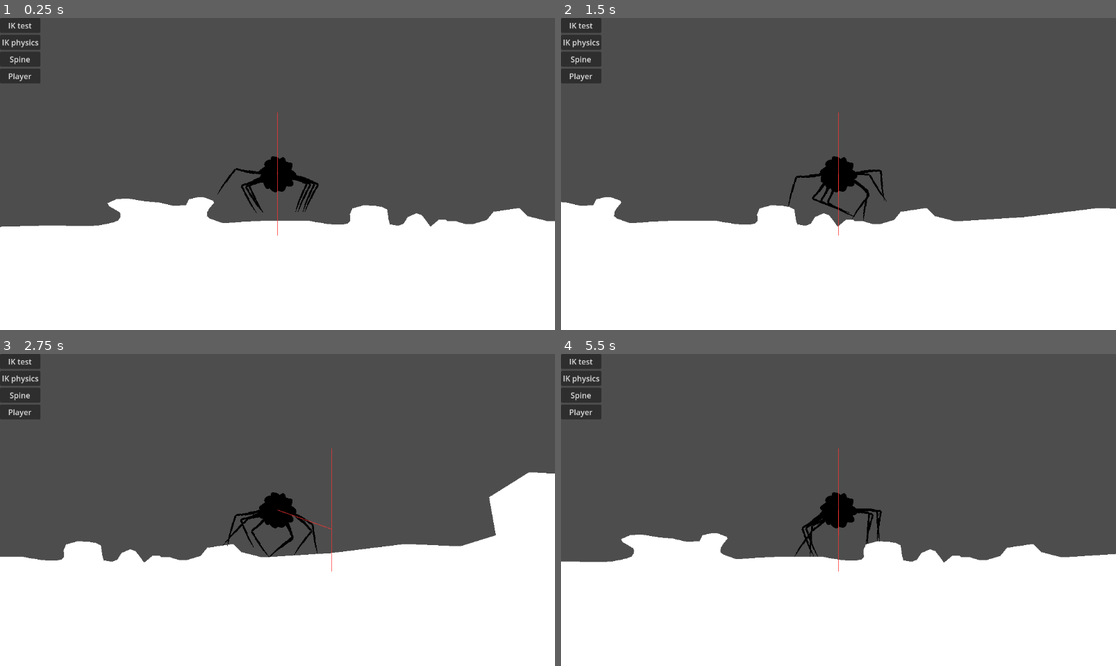
Above: before the commit, frames 1-4 (two rows, left to right).
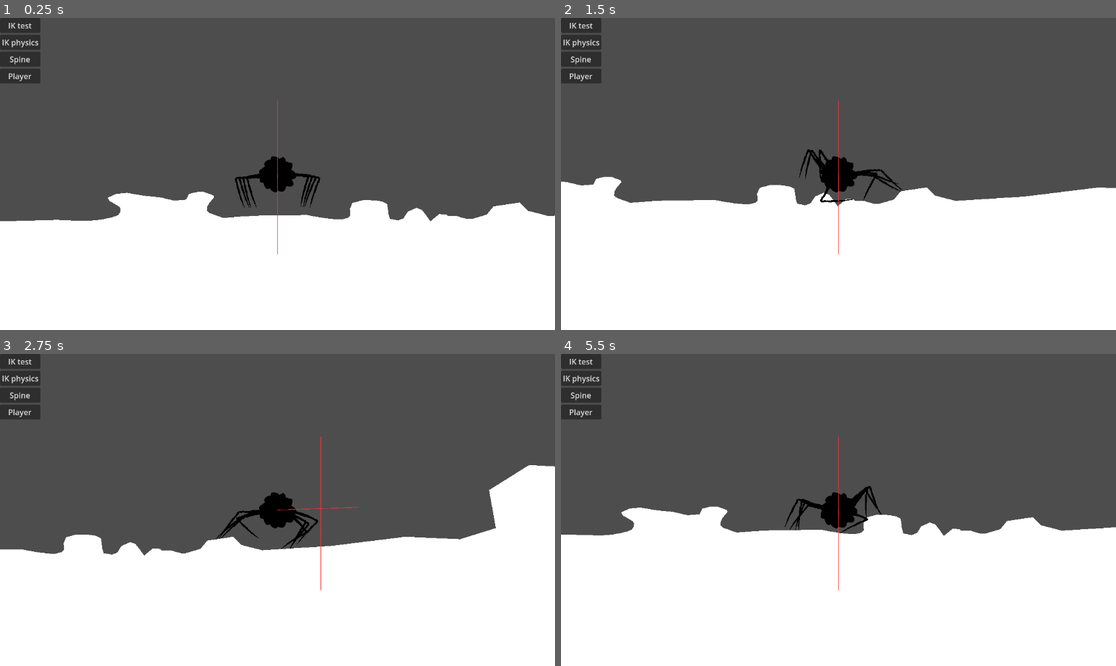
Above: after the commit, the same moments.

Repository: p4triko/CG-2025-Project-Procedural-Animation
Game: Godot game, scene res://scenes/player_testing.tscn
Two runs of this game, one before a commit and one after it. Both use one fixed random seed, a clock stepped at 60 frames per second and the inputs below.
Inputs (mouse positions are in pixels of both pictures, inside the frame that each line leads up to):
- Up to frame 1 (0.25 s): no input
- Up to frame 2 (1.5 s): move the mouse to (960, 158) at 0.52 s; hold D (game_right) 0.53-1.28 s; hold Shift (game_sprint) 0.53-1.28 s; move the mouse to (727, 189) at 1.27 s; hold S (game_down) from 1.28 s (still down); tap Shift (game_sprint) at 1.35 s
- Up to frame 3 (2.75 s): move the mouse to (333, 441) at 2.02 s; release S (game_down) at 2.03 s; hold D (game_right) from 2.03 s (still down); hold Shift (game_sprint) from 2.03 s (still down)
- Up to frame 4 (5.5 s): move the mouse to (810, 572) at 2.77 s; release D (game_right) at 2.78 s; release Shift (game_sprint) at 2.78 s; hold W (game_up) 2.78-3.53 s; tap Shift (game_sprint) at 2.85, 4.35 s; move the mouse to (1005, 556) at 3.52 s; hold Shift (game_sprint) 3.53-4.28 s; hold A (game_left) 3.53-5.03 s; move the mouse to (672, 463) at 4.27 s; move the mouse to (866, 510) at 5.02 s; hold S (game_down) from 5.03 s (still down); hold Shift (game_sprint) from 5.03 s (still down)

The runs differ from the first frame. In frame 1, 2.5% of the frame differs, in the area x 0-100%, y 26-76%; in frame 2, 7.2%; in frame 3, 3.3%; in frame 4, 9.2%.

Commit message:
Janky up-down movement

Diff:
--- a/objects/Player/player.gd
+++ b/objects/Player/player.gd
@@ -4,7 +4,7 @@
 
 @export_group("Vertical")
 @export var gravity: float = 1.0
-@export var v_accel: float = 200.0
+@export var v_accel: float = 100.0
 
 @export_group("Horisontal")
 @export var h_accel: float = 2000.0
@@ -12,10 +12,12 @@
 @export var h_target_velocity: float = 300
 @export var sprint_multiplier: float = 1.5
 
-var wanted_floor_distance = 100;
+var default_floor_distance: float = 80
+var wanted_floor_distance: float
 var wanted_velocity: Vector2
 var is_grounded: bool = false
 var is_touching_wall: bool = false
+var velocity_offset: Vector2
 
 var left_legs: Array
 var right_legs: Array
@@ -45,74 +47,86 @@
 	for i: SpiderLeg in left_legs:
 		left_legs_grounded += 1 if i.state == i.states.GROUNDED else 0
 
+	wanted_floor_distance = default_floor_distance + input_axis.y * 40.0
+
 	# Find floor, where spider will be
 	var prediction_time = 0.25
-	var spider_predicted_positon = velocity * prediction_time
+	#var spider_predicted_positon = velocity * prediction_time
+	var spider_predicted_positon = input_axis * 90.0
 	floor_raycast.position.x = spider_predicted_positon.x
 	floor_raycast.exclude = [self]
 	var floor_points = floor_raycast.get_collisions()
-	var new_floor: Vector2 = null if floor_points.is_empty() else floor_points[0][0]
 	var current_floor = Vector2(0, wanted_floor_distance)
+	var new_floor = current_floor if floor_points.is_empty() else floor_points[0][0]
 	for floor_point in floor_points:
 		body_raycast.target_positon = floor_point[0] - body_raycast.global_position + floor_point[1]
 		if body_raycast.get_collisions().is_empty():
 			if new_floor.distance_to(current_floor) > floor_point[0].distance_to(current_floor) :
 				new_floor = floor_point[0]
-	body_raycast.target_positon = new_floor - body_raycast.global_position - Vector2(0, wanted_floor_distance) #Just for visualization
 
 	# Wanted velocity is the ideal direction/speed player wants to be moving at,
 	# but it has to be interpolated for smoother movement
-	if abs(input_axis.y) > 0.5:
-		wanted_floor_distance += input_axis.y * v_accel * delta
-		wanted_floor_distance = clamp(wanted_floor_distance, 50, 128)
-	#print(wanted_floor_distance)
-	wanted_velocity.y = 0
 
-	velocity.y = wanted_velocity.y
+	wanted_velocity.y = (new_floor.y - wanted_floor_distance - global_position.y) / 0.25
+	print(wanted_floor_distance)
+
+	var velocity_diff_y: float = -(wanted_velocity.y - velocity.y)
+	velocity.y += sign(velocity_diff_y) * delta * min(h_accel, 1000)
+	if -sign(velocity_diff_y) == sign(wanted_velocity.y - velocity.y):
+		velocity.y = wanted_velocity.y
+
 
 	## Horizontal velocity
 	wanted_velocity.x = input_axis.x * h_target_velocity * (sprint_multiplier if input_sprint else 1.0)
-	var velocity_diff: float = wanted_velocity.x - velocity.x
-	var is_speeding_up: bool = sign(velocity.x) * wanted_velocity.x > sign(velocity.x) * velocity.x
-	velocity.x += sign(velocity_diff) * delta * (h_accel if is_speeding_up else h_deaccel)
-	if -sign(velocity_diff) == sign(wanted_velocity.x - velocity.x):
+	var velocity_diff_h: float = wanted_velocity.x - velocity.x
+	var is_speeding_up_h: bool = sign(velocity.x) * wanted_velocity.x > sign(velocity.x) * velocity.x
+	velocity.x += sign(velocity_diff_h) * delta * (h_accel if is_speeding_up_h else h_deaccel)
+	if -sign(velocity_diff_h) == sign(wanted_velocity.x - velocity.x):
 		velocity.x = wanted_velocity.x
 	move_and_slide()
 
+	# Raycast where the spider is going to be
+	# Where player will be in 0.25 seconds (time it takes for leg to move)
+	velocity_offset = velocity * 0.25
+	body_raycast.target_positon = velocity_offset * 1.5
+	var collision_prediction = body_raycast.get_collisions()
+	if !collision_prediction.is_empty():
+		var wall: Vector2 = ((collision_prediction[0][0] - global_position).length() - 15.0) * (collision_prediction[0][0] - global_position)
+		if wall.length() < velocity_offset.length():
+			velocity_offset = wall
+
 	## Leg movement
-	var leg_scores = []
-	for leg_i in legs.size():
-		var leg: SpiderLeg = legs[leg_i]
-		# Where player will be in 0.25 seconds (time it takes for leg to move)
-		var velocity_offset = velocity * 0.25 * 1.2  # Second number resembles anticipation
+	if !surfaces.is_empty(): # If no surfaces to step onto
+		var leg_scores = []
+		for leg_i in legs.size():
+			var leg: SpiderLeg = legs[leg_i]
+			# Pick best surface
+			var best_surface = surfaces[0]
+			var best_surface_score: float = 0
+			for surface in surfaces:
+				var score = calculate_score(surface[0] - leg.global_position - velocity_offset * 1.2, surface[1], leg_angles[leg_i])
+				if score > best_surface_score:
+					best_surface = surface
+					best_surface_score = score
 
-		# Pick best surface
-		var best_surface = surfaces[0]
-		var best_surface_score: float = 0
-		for surface in surfaces:
-			var score = calculate_score(surface[0] - leg.global_position - velocity_offset, surface[1], leg_angles[leg_i])
-			if score > best_surface_score:
-				best_surface = surface
-				best_surface_score = score
+			var current_score = calculate_score(leg.current_position - leg.global_position, leg.current_normal, leg_angles[leg_i])
+			leg_scores.append([leg_i, best_surface_score, current_score, best_surface])
 
-		var current_score = calculate_score(leg.current_position - leg.global_position, leg.current_normal, leg_angles[leg_i])
-		leg_scores.append([leg_i, best_surface_score, current_score, best_surface])
+		leg_scores.sort_custom(func(x, y): return x[1] - x[2] > y[1] - y[2])
 
-	leg_scores.sort_custom(func(x, y): return x[1] - x[2] > y[1] - y[2])
+		var trigger_threshold = max(0.2 * velocity.length() / h_target_velocity, 0.2) ## First number is for fine tuning
+		for data in leg_scores:
+			var leg: SpiderLeg = legs[data[0]]
+			var best_surface_score = data[1]
+			var current_score = data[2]
+			var score_diff = best_surface_score - current_score
+			var best_surface = data[3]
 
-	var trigger_threshold = max(0.2 * velocity.length() / h_target_velocity, 0.2) ## First number is for fine tuning
-	for data in leg_scores:
-		var leg: SpiderLeg = legs[data[0]]
-		var best_surface_score = data[1]
-		var current_score = data[2]
-		var score_diff = best_surface_score - current_score
-		var best_surface = data[3]
-
-		if leg.state == leg.states.GROUNDED:
-			if score_diff > trigger_threshold: # If new surface is way better than current surface, then step
-				leg.step(best_surface[0], best_surface[1])
-		if current_score < 0:
-			leg.step(best_surface[0], best_surface[1], true)
+			if leg.state == leg.states.GROUNDED:
+				if score_diff > trigger_threshold: # If new surface is way better than current surface, then step
+					leg.step(best_surface[0], best_surface[1])
+			if current_score < 0:
+				leg.step(best_surface[0], best_surface[1], true)
 
 	queue_redraw()
 
@@ -126,7 +140,6 @@
 ## Raycasts a bunch to find points where a leg could go
 func get_potential_surfaces() -> Array:
 	var all_collisions = []
-	var velocity_offset = velocity * 0.25 # Where player will be in 0.3 seconds (time it takes for leg to move)
 	$Raycasts.position = velocity_offset
 	for raycast: RecursiveRayCast2D in $Raycasts.get_children():
 		raycast.exclude = [self]
--- a/objects/Player/player.tscn
+++ b/objects/Player/player.tscn
@@ -16,7 +16,7 @@
 gradient = SubResource("Gradient_hi0mj")
 
 [sub_resource type="CircleShape2D" id="CircleShape2D_8e3mr"]
-radius = 33.13608
+radius = 30.0
 
 [node name="Player" type="CharacterBody2D"]
 script = ExtResource("1_fwodp")
@@ -1253,9 +1253,9 @@
 target_positon = Vector2(127.383644, -12.546194)
 
 [node name="FloorRayCast" type="Node2D" parent="."]
-position = Vector2(0, -128)
-script = ExtResource("4_76bfe")
-target_positon = Vector2(0, 256)
+position = Vector2(-128, -152)
+script = ExtResource("4_76bfe")
+target_positon = Vector2(0, 318.55)
 draw_debug = 0
 metadata/_custom_type_script = "uid://bnyh50e0grrse"
 
